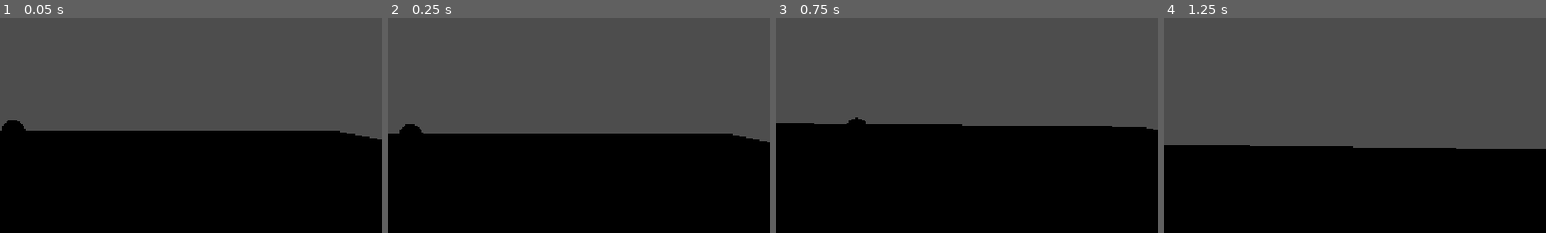
Above: before the commit, frames 1-4 (left to right).
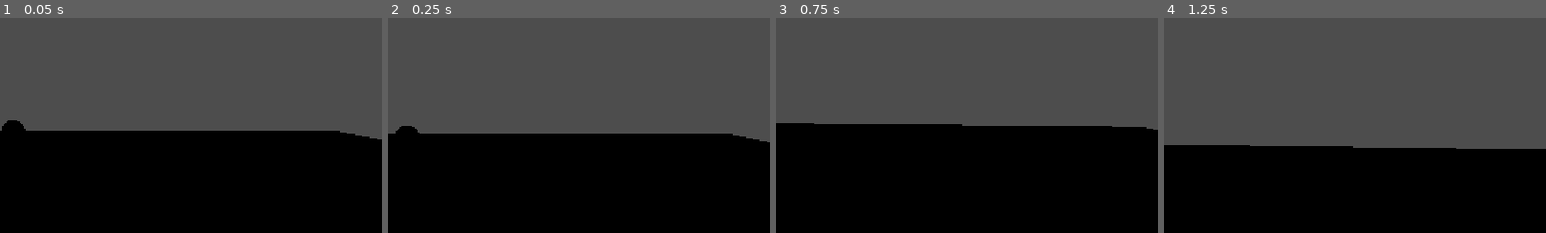
Above: after the commit, the same moments.

Repository: alejo000111/ParcialDesarrolloVideojuegos
Game: Godot game, scene res://Nivel.tscn
Same seed, same stepped clock (60 frames per second), same inputs: the game is played once before the commit and once after it.
Inputs (mouse positions are % of the whole screen's width and height, from its top left):
- Up to frame 1 (0.05 s): no input
- Up to frame 2 (0.25 s): no input
- Up to frame 3 (0.75 s): move the mouse to (49, 52) at 0.52 s; hold W (move_up) from 0.53 s (still down); hold E (accion) from 0.53 s (still down)
- Up to frame 4 (1.25 s): keep holding W (move_up); keep holding E (accion); tap Space (saltar) at 0.77 s
The pictures show only the part of the screen within x 36-86%, y 10-60%; the shares and areas given below are measured in that part.

Frame 1 is identical in both runs. In frame 2, less than 0.1% of the frame differs, in the area x 2-10%, y 49-54%; in frame 3, 0.1%, in the area x 18-24%, y 46-50%; in frame 4, nothing differs.

Commit message:
Punto 5: Completar el arbol de desición del enemigo
Hecho con ia, prompt: Por favor, revisa la estructura del proyecto y ayudame con el punto 5 de la ia y lo que nos pide el punto 5

Diff:
--- a/Assets/enemigo_ia.gd
+++ b/Assets/enemigo_ia.gd
@@ -69,7 +69,12 @@
 ## la condición de perseguir también se cumple. Piensa cuál condición debe
 ## revisarse PRIMERO para que las demás no se la "roben".
 func _decidir_estado(distancia: float, lo_veo: bool) -> Estado:
-	# TODO: reemplazar esta línea por la lógica completa descrita arriba.
+	if vida <= vida_huida and distancia <= rango_vision:
+		return Estado.HUIR
+	if distancia <= rango_ataque and lo_veo:
+		return Estado.ATACAR
+	if distancia <= rango_vision and lo_veo:
+		return Estado.PERSEGUIR
 	return Estado.PATRULLAR
 
 
